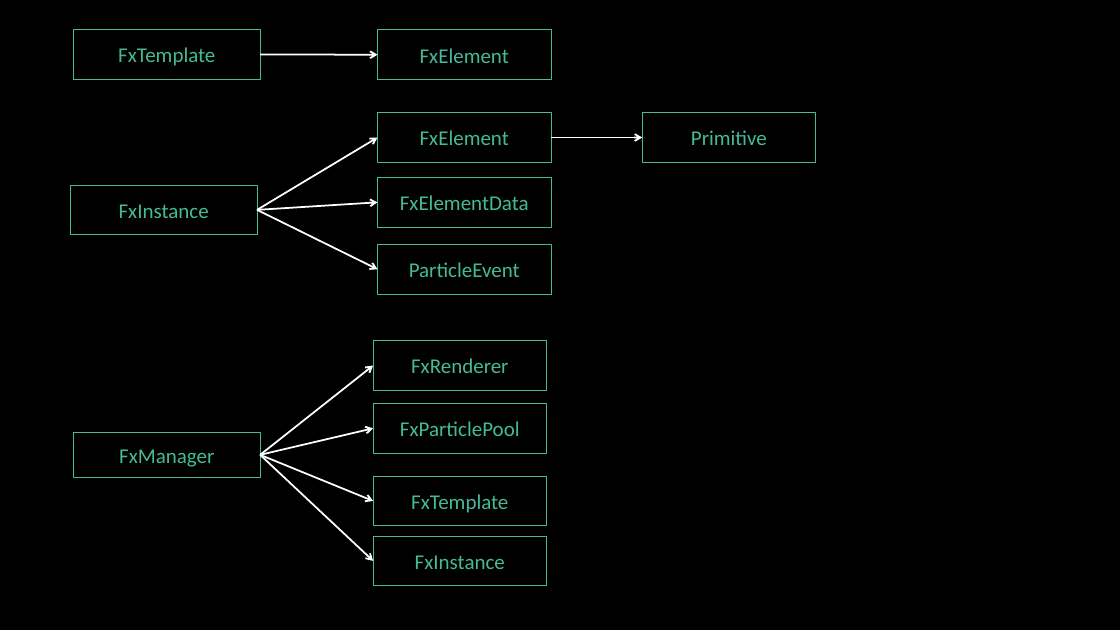
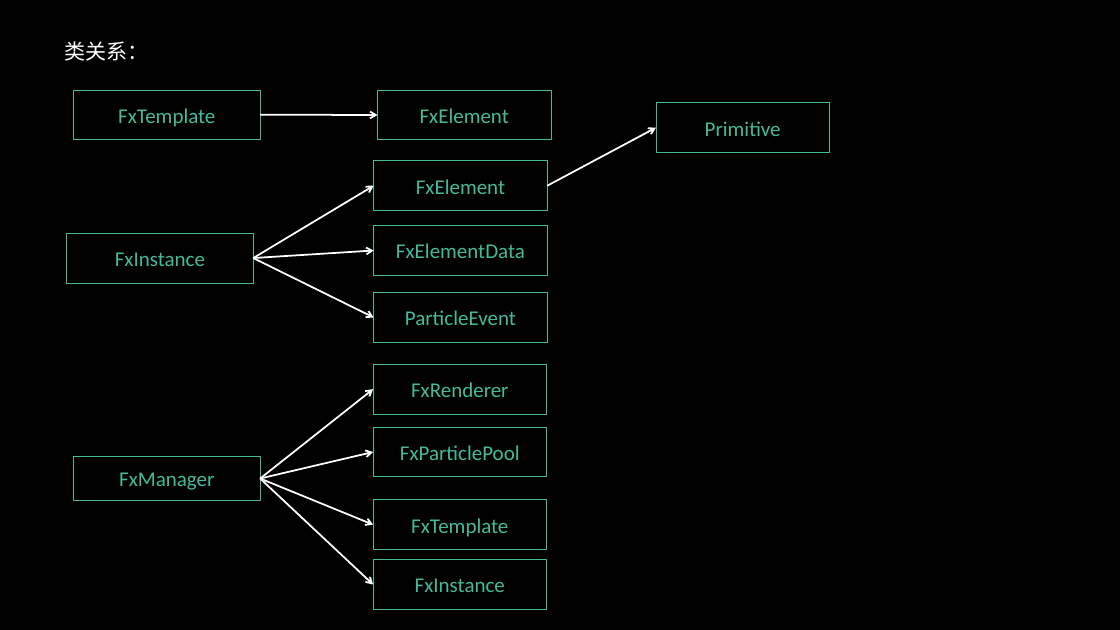
Before and after one commit to greatwallgoogle/Learnings, a slide deck: slide 1 of engine/粒子系统/Particle.pptx. Drawn at 1120x630 pixels with LibreOffice and Linux fonts; fonts in the diff are those of the drawing; background and template pictures are left out. Boxes give left, top, right and bottom in pixels: in the first picture for what was removed or moved away, otherwise in the second. Text is boxed around its words. In the diff, an @@ line names an element or a change of style, - is before the commit and + after.

```diff
--- a/engine/粒子系统/Particle.pptx
+++ b/engine/粒子系统/Particle.pptx
@@ text added at box(65, 41, 149, 61), 18 pt, text #FFFFFF @@
+类关系：
@@ 2 rectangles, 1 arrow: place and size @@
-2 rectangles, 1 arrow at box(74, 29, 551, 79)
+2 rectangles, 1 arrow at box(74, 90, 551, 139)
@@ rectangle "Primitive": place and size @@
-rectangle "Primitive" at box(643, 113, 817, 162)
+rectangle "Primitive" at box(656, 103, 830, 152)
@@ arrow moved from (551, 138) - (643, 138) to (547, 186) - (656, 128) @@
@@ rectangle "FxElement": place and size @@
-rectangle "FxElement" at box(377, 113, 551, 162)
+rectangle "FxElement" at box(374, 160, 548, 210)
@@ 3 arrows, 2 rectangles: place and size @@
-3 arrows, 2 rectangles at box(71, 138, 551, 270)
+3 arrows, 2 rectangles at box(66, 186, 548, 318)
@@ rectangle "ParticleEvent": place and size @@
-rectangle "ParticleEvent" at box(377, 245, 551, 294)
+rectangle "ParticleEvent" at box(374, 292, 548, 342)
@@ 5 rectangles, 4 arrows: place and size @@
-5 rectangles, 4 arrows at box(74, 340, 547, 586)
+5 rectangles, 4 arrows at box(74, 365, 547, 609)
```
Also in this commit, not shown: 2 other slides changed, 6 slides added.
